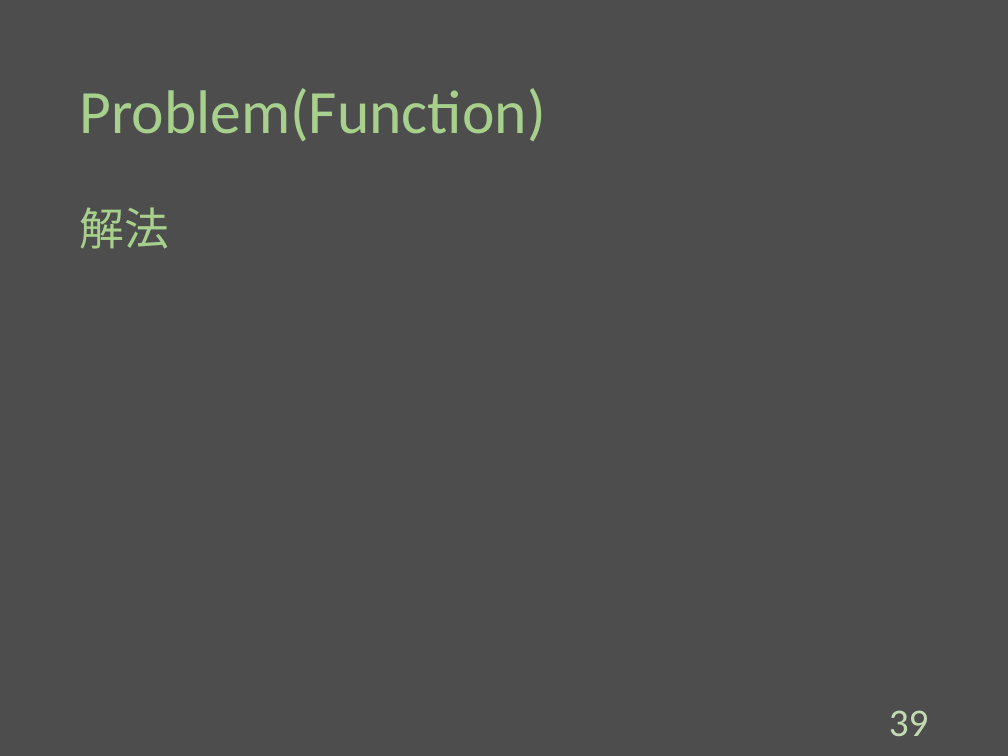
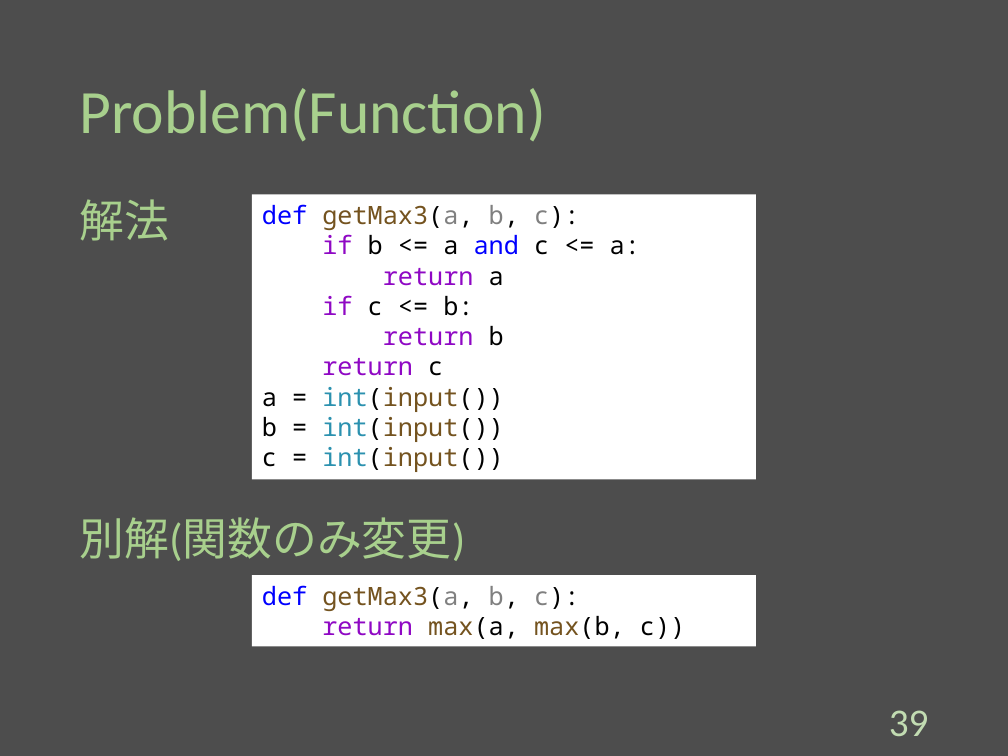
Before and after one commit to Melbeck777/program_seminar, a slide deck: slide 40 of ProgramSlide.pptx. Drawn at 1008x756 pixels with LibreOffice and Linux fonts; fonts in the diff are those of the drawing. Boxes give left, top, right and bottom in pixels: in the first picture for what was removed or moved away, otherwise in the second. Text is boxed around its words. In the diff, an @@ line names an element or a change of style, - is before the commit and + after.

Commit message:
[add]:Add code to function.

```diff
--- a/ProgramSlide.pptx
+++ b/ProgramSlide.pptx
@@ text "解法": place and size @@
-text "解法" at (79,207,169,249)
+text "解法" at (79,199,169,241)
@@ rectangle added at (252,195,756,480), fill #FFFFFF, 18 pt, text #000000 @@
+def getMax3(a, b, c):
+if b <= a and c <= a:
+return a
+if c <= b:
+return b
+return c
+a = int(input())
+b = int(input())
+c = int(input())
@@ text added at (79,517,465,561), 32 pt, text #A8D08D @@
+別解(関数のみ変更)
@@ rectangle added at (252,576,756,647), fill #FFFFFF, 18 pt, text #000000 @@
+def getMax3(a, b, c):
+return max(a, max(b, c))
```
Also in this commit, not shown: 6 other slides changed.
